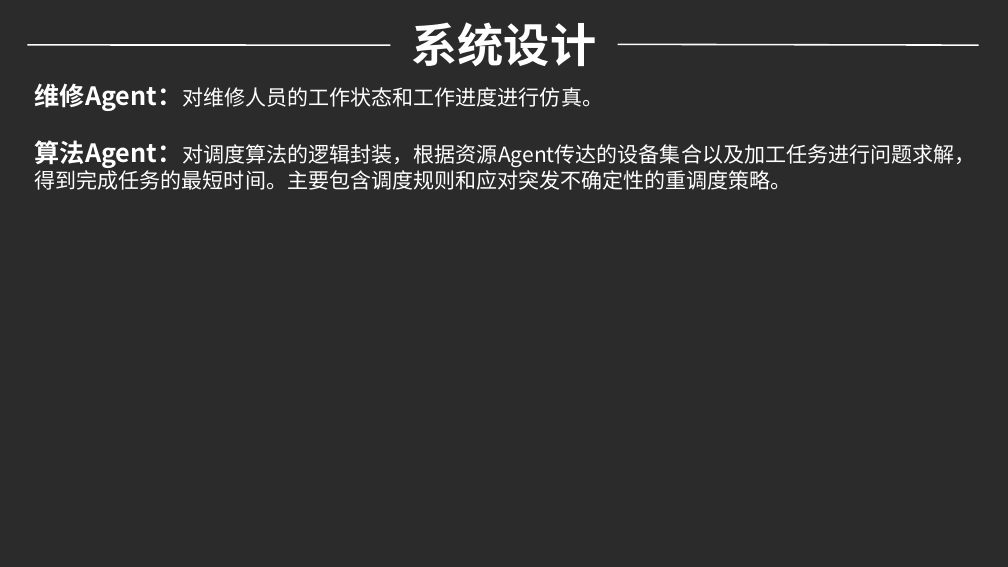
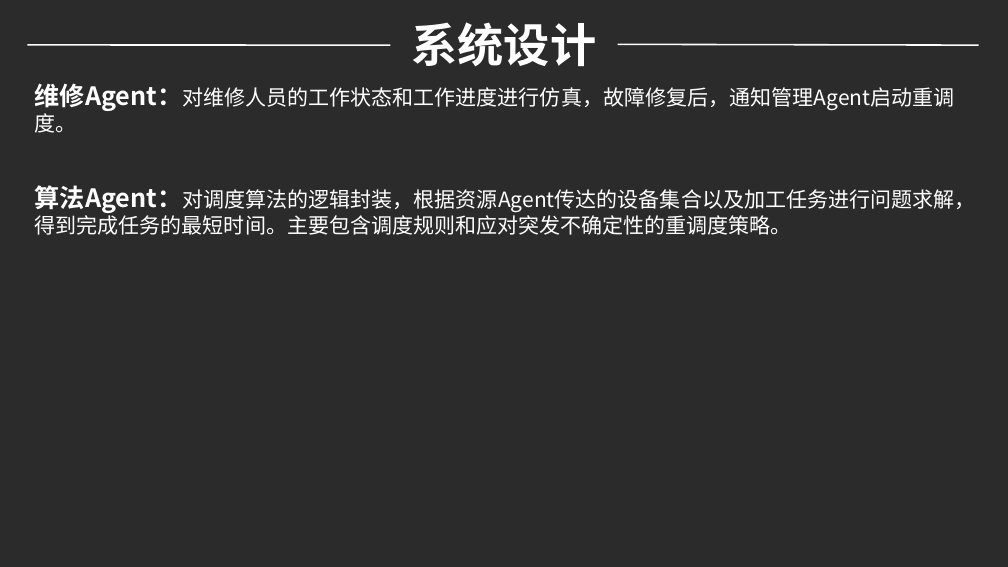
Before and after one commit to WeileLiang/Graduate, a slide deck: slide 8 of PPT/基于多Agent的动态调度系统.pptx. Drawn at 1008x567 pixels with LibreOffice and Linux fonts; fonts in the diff are those of the drawing; background and template pictures are left out; a plain dark background stands for a picture behind light text. Boxes give left, top, right and bottom in pixels: in the first picture for what was removed or moved away, otherwise in the second. Text is boxed around its words. In the diff, an @@ line names an element or a change of style, - is before the commit and + after.

```diff
--- a/PPT/基于多Agent的动态调度系统.pptx
+++ b/PPT/基于多Agent的动态调度系统.pptx
@@ text at (x1=35, y1=83, x2=954, y2=133): text changed @@
-维修Agent：对维修人员的工作状态和工作进度进行仿真。
+维修Agent：对维修人员的工作状态和工作进度进行仿真，故障修复后，通知管理Agent启动重调度。
@@ text "算法Agent：对调度算法的逻辑封装，根据资源Agent传达的设备集合以及加工任务进行问题求解，得到完成任务的最短时间。 ..." moved from (x1=35, y1=140, x2=975, y2=190) to (x1=35, y1=185, x2=975, y2=235) @@
```
Also in this commit, not shown: 3 other slides changed, 1 other file.
